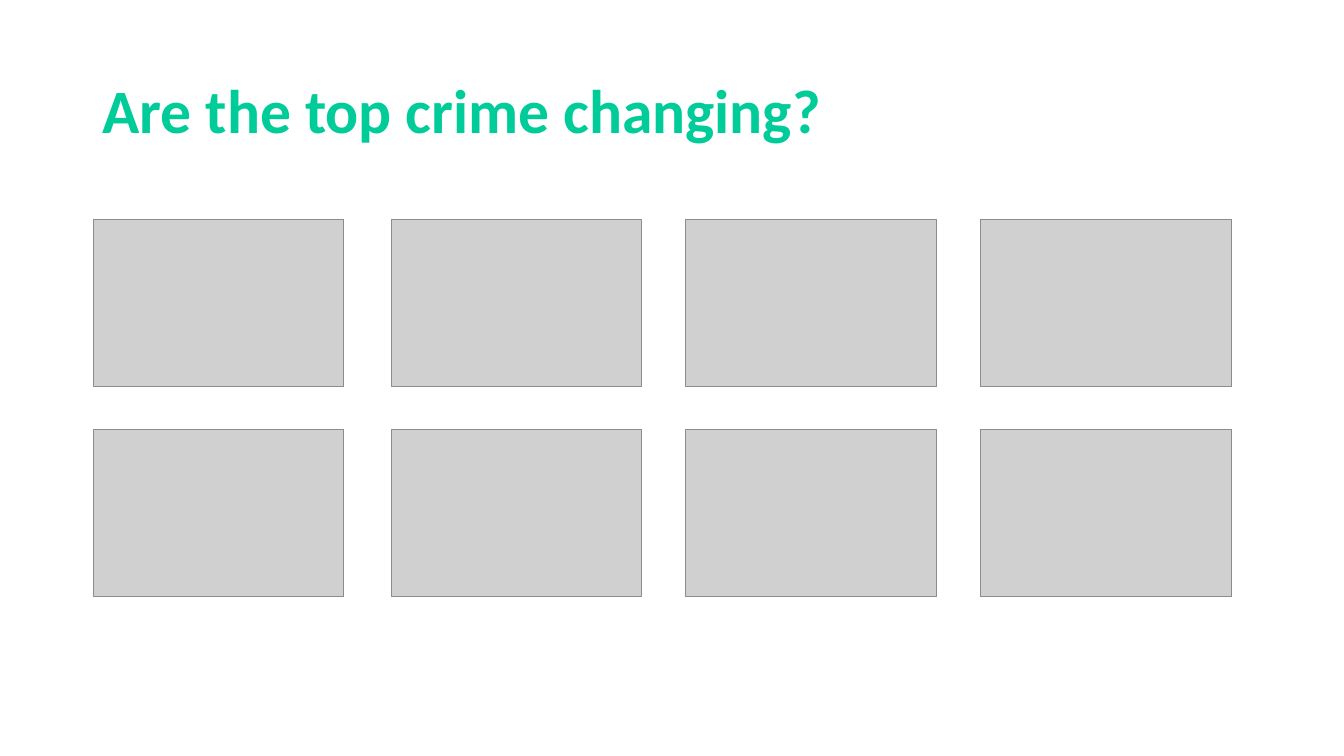
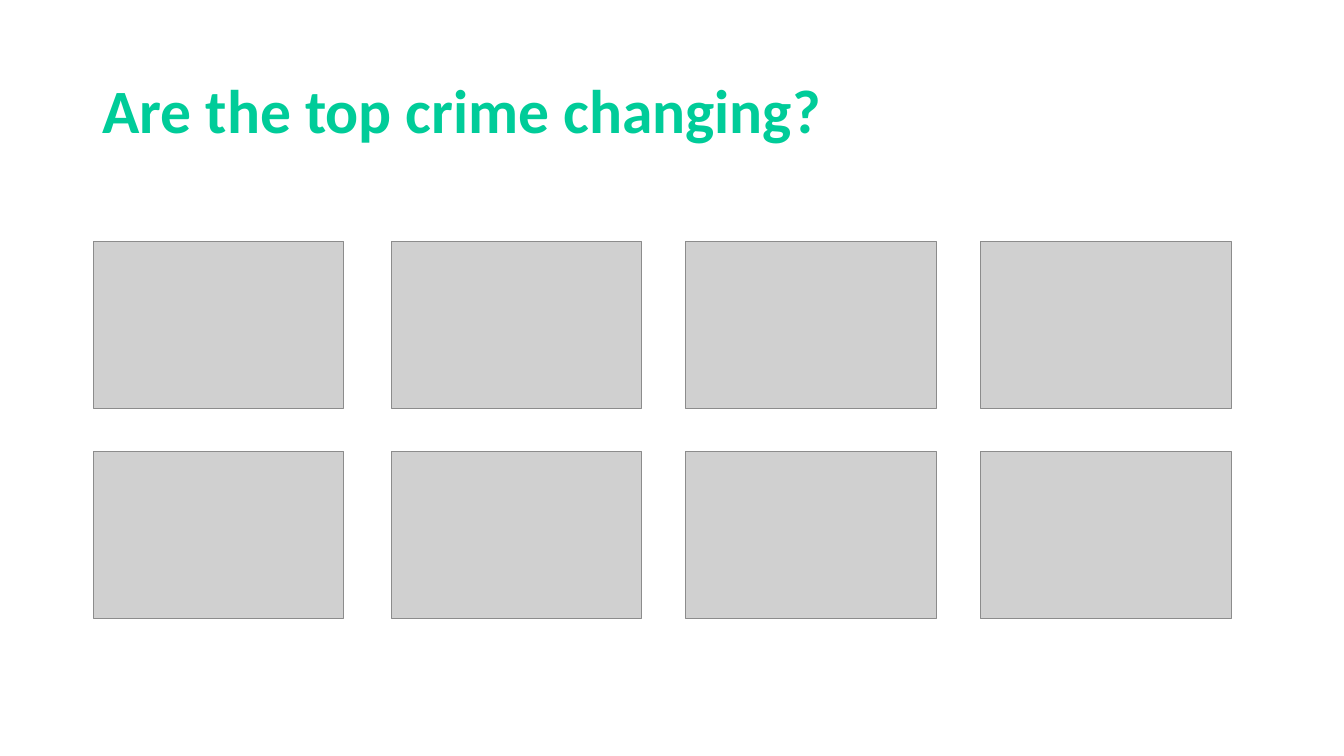
Before and after one commit to frederikdebruyker/Los-Angeles-Crime-Statistics, a slide deck: slide 8 of Presentation Project1 - Los Angeles Crime Statistics.pptx. Drawn at 1344x756 pixels with LibreOffice and Linux fonts; fonts in the diff are those of the drawing; grey boxes stand for pictures. Boxes give left, top, right and bottom in pixels: in the first picture for what was removed or moved away, otherwise in the second. Text is boxed around its words. In the diff, an @@ line names an element or a change of style, - is before the commit and + after.

```diff
--- a/Presentation Project1 - Los Angeles Crime Statistics.pptx
+++ b/Presentation Project1 - Los Angeles Crime Statistics.pptx
@@ 8 pictures: place and size @@
-8 pictures at [93, 220, 1231, 597]
+8 pictures at [93, 241, 1231, 619]
```
Also in this commit, not shown: 1 other slide changed.
